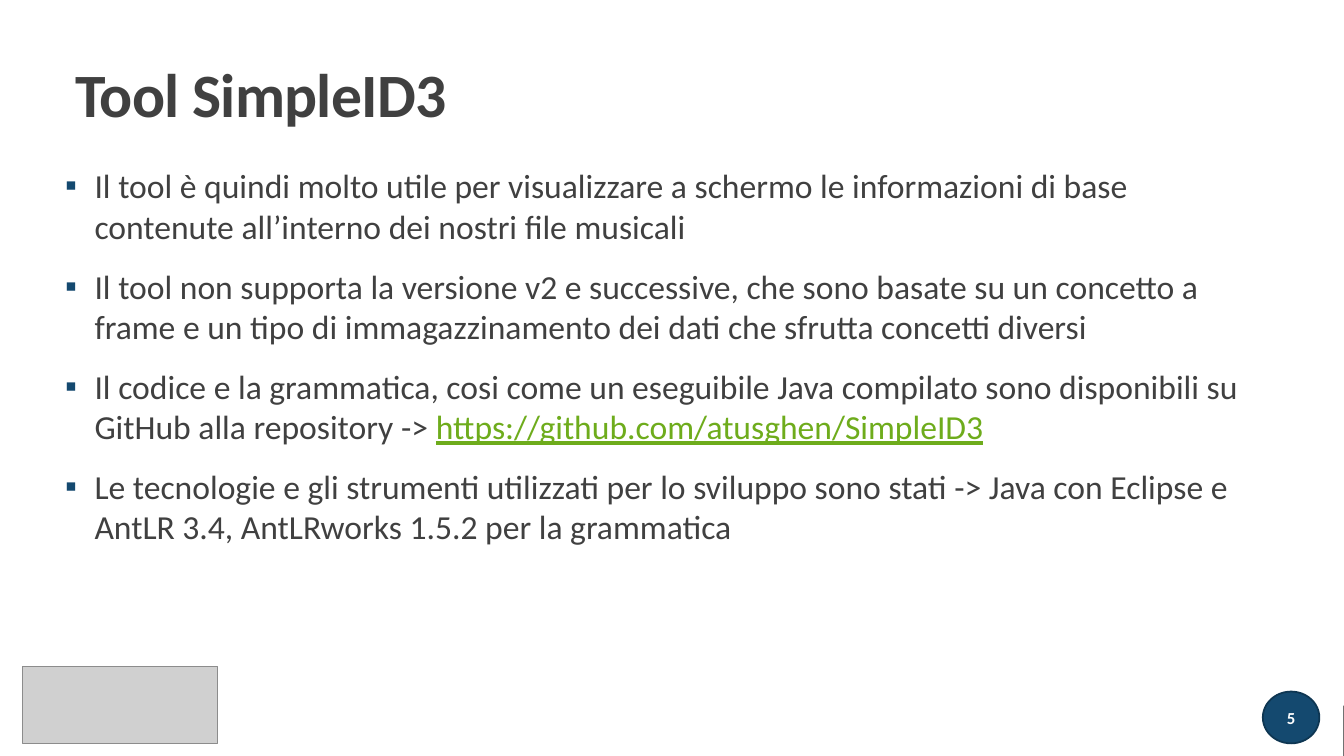
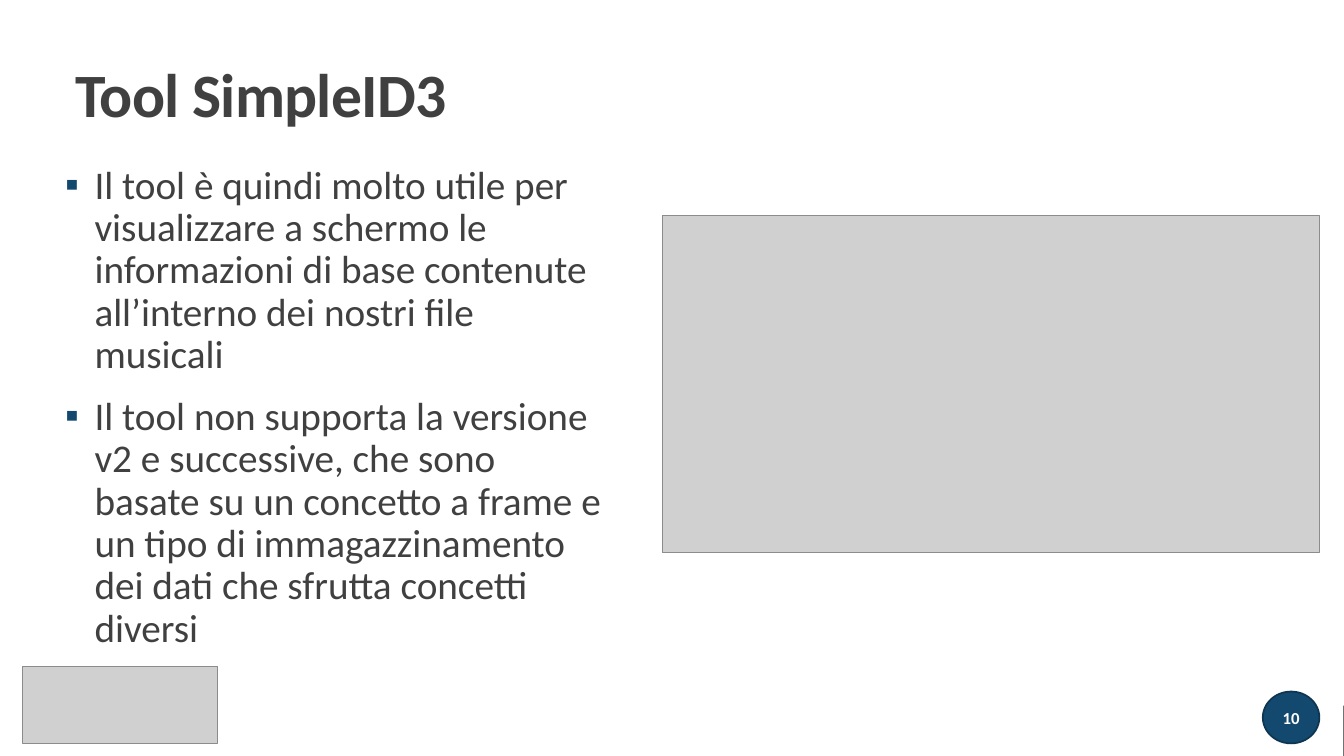
Before and after one commit to atusghen/SimpleID3, a slide deck: slide 10 of presentazione.pptx (slide 5 before the commit). Drawn at 1344x756 pixels with LibreOffice and Linux fonts; fonts in the diff are those of the drawing; grey boxes stand for pictures. Boxes give left, top, right and bottom in pixels: in the first picture for what was removed or moved away, otherwise in the second. Text is boxed around its words. In the diff, an @@ line names an element or a change of style, - is before the commit and + after.

```diff
--- a/presentazione.pptx
+++ b/presentazione.pptx
@@ text "Il tool è quindi molto ..." at <box>95,171,600,600</box>: size 24 to 28 pt; line spacing 1 to 0.9 @@
@@ picture added at <box>662,216,1320,553</box> @@
@@ text at <box>95,375,1238,545</box>: paragraphs removed @@
-▪ Il codice e la grammatica, cosi come un eseguibile Java compilato sono disponibili su GitHub alla repository -> https://github.com/atusghen/SimpleID3
-▪ Le tecnologie e gli strumenti utilizzati per lo sviluppo sono stati -> Java con Eclipse e AntLR 3.4, AntLRworks 1.5.2 per la grammatica
@@ page number at <box>1283,713,1300,724</box>: text changed @@
-5
+10
```
Also in this commit, not shown: 3 other slides changed, 6 slides added, 1 other file.
